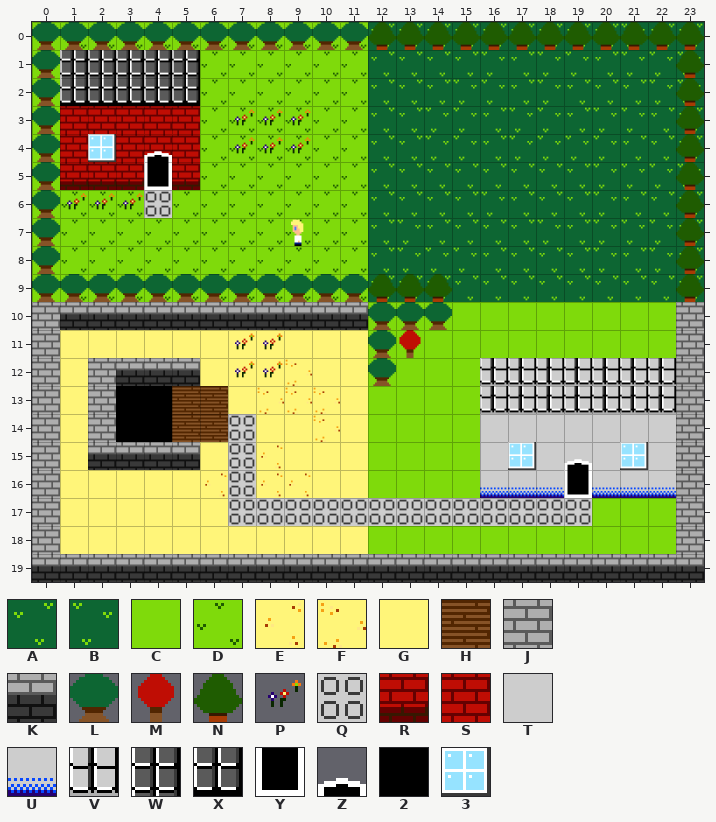
Level history. Tiled map (JSON): src/assets/maps/town.json. This is how it looked before the edit.
Cells are 64x64 px. Shown: x 0..23, y 0..19.
Key: from "town": A 1, B 2, C 3, D 4, E 7, F 8, G 9, H 10, J 12, K 13, L 15, M 16, N 17, P 18, Q 19, R 20, S 21, T 22, U 23, V 24, W 25, X 26, Y 27, Z 28, 2 29, 3 31.
_ is an empty cell.
Layer "layer1" before, first column x 0:
 0 CDDDDDDDDDDDAAAAAAAAABAA
 1 CWWWWWDDDDDDAAAABABBABBB
 2 CXXXXXDDDDDDAAABBABAAABB
 3 CSSSSSDDDDDDAABBABBABBAA
 4 CS3SSSDDDDDDAABBABBBBAAA
 5 CRRRYRDDDDDDAAAAAAAABBBB
 6 CDDDQDDDDDDDAAAABAAABAAA
 7 CDDDDDDDDDDDABAAAABABBBA
 8 CDDDDDDDDDDDABBBAAAABABA
 9 CDDDDDDDDDDDAAAAAAAAAAAA
10 JKKKKKKKKKKKCCCCCCCCCCCJ
11 JGGGGGGGGGGGCCCCCCCCCCCJ
12 JGJKKKGGGFGGCCCCVVVVVVVJ
13 JGJ22HHGFFFGCCCCVVVVVVVJ
14 JGJ22HHQGGFGCCCCTTTTTTTJ
15 JGKKKKGQEGGGCCCCT3TTT3TJ
16 JGGGGGEQEEGGCCCCUUUYUUUJ
17 JGGGGGGQQQQQQQQQQQQQCCCJ
18 JGGGGGGGGGGGCCCCCCCCCCCJ
19 KKKKKKKKKKKKKKKKKKKKKKKK
Layer "layer2" before, first column x 0:
 0 LLLLLLLLLLLLNNNNNNNNNNNN
 1 L______________________N
 2 L______________________N
 3 L______PPP_____________N
 4 L___Z__PPP_____________N
 5 L______________________N
 6 LPPP___________________N
 7 L______________________N
 8 L______________________N
 9 LLLLLLLLLLLLNNN________N
10 ____________LLL_________
11 _______PP___LM__________
12 _______PP___L___________
13 ________________________
14 ________________________
15 ___________________Z____
16 ________________________
17 ________________________
18 ________________________
19 ________________________
And afterwards:
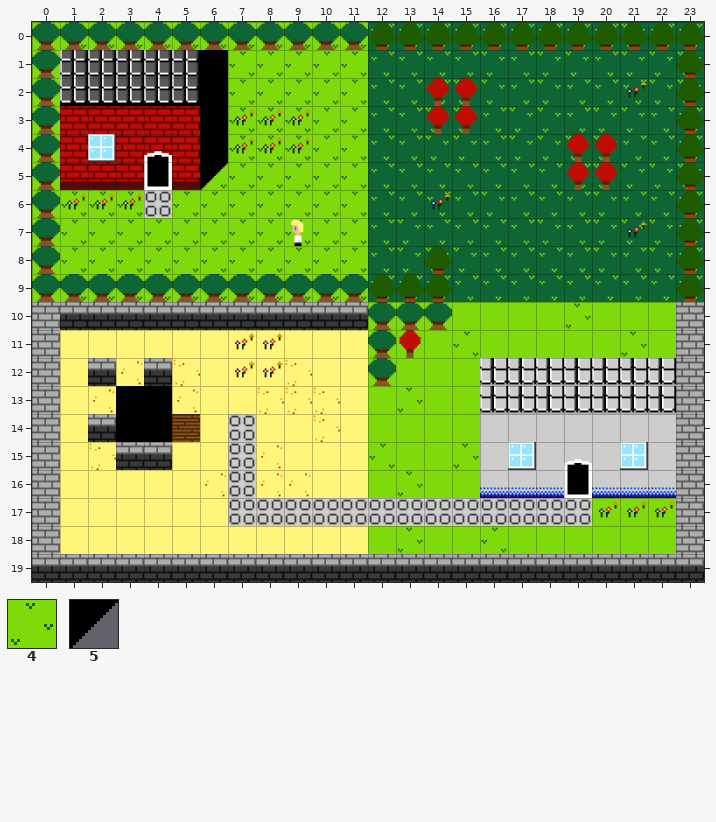
Further tiles: from "town": 4 5, 5 30.
From old to new:
Layer "layer1":
The edit turns tile C into tile 4 in row 10 at x 19; in row 11 at x 21; in row 13 at x 13; in row 15 at x 15; in row 16 at x 13; in row 18 at x 13.
The edit turns tile C into tile D in row 11 at x 15; in row 15 at x 12; in row 18 at x 16.
The edit turns tile H into tile E in row 13 at x 5.
The edit turns tile J into tile E in row 13 at x 2.
The edit turns tile K into tile E in row 12 at x 3.
The edit turns tile K into tile F in row 12 at x 5; in row 15 at x 2.
The edit turns tile H into tile G in rows 13 to 14 at x 6.
The edit turns tile K into tile G in row 15 at x 5.
The edit turns tile J into tile K in row 12 at x 2; in row 14 at x 2.
Layer "layer2":
There is now tile 2 in rows 1 to 4 at x 6.
There is now tile 5 in row 5 at x 6.
There is now tile M in rows 2 to 3 at x 14 to 15; in rows 4 to 5 at x 19 to 20.
There is now tile N in row 8 at x 14.
There is now tile P in row 2 at x 21; in row 6 at x 14; in row 7 at x 21; in row 17 at x 20 to 22.
